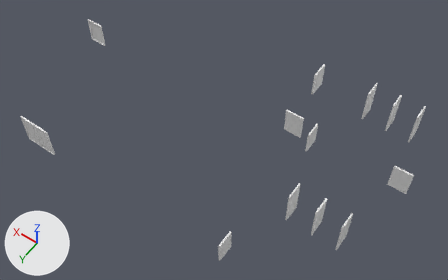
Two versions of the glTF model Assets/Art/NIvel 1/Modelos/Nivel 1 Puertas.glb, one commit apart.
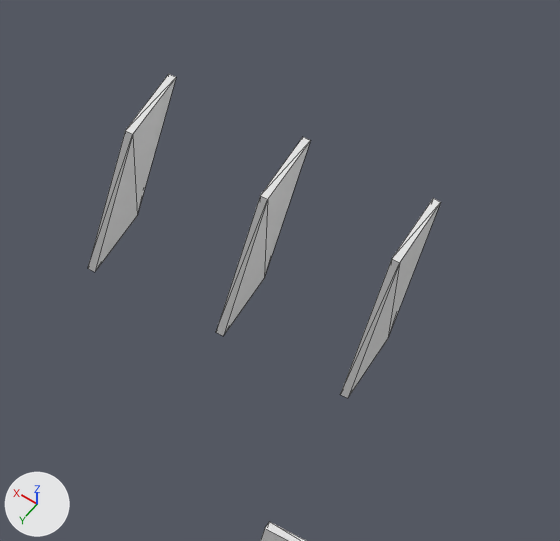
The first picture shows the older version from a camera (50 mm lens) standing at (-47.0, 10.4, 48.5) and looking at (-26.2, -18.6, 2.9). The close-ups show the older and then the newer version on the part from 77% to 100% of the width and 25% to 60% of the height of that picture. Only the edits that show in the close-ups are written down. The lights are fixed; the arrows at lower left show +X, +Y and +Z. The close-ups show mesh edges as thin lines. Where no turn or scale is listed for an object, it has been applied to the vertices. Vertices at exactly the same position are counted once.

The first close-up shows 'Parde Baño-Entrada.013', 'Parde Baño-Entrada.014', 'Parde Baño-Entrada.015' and 1 more.
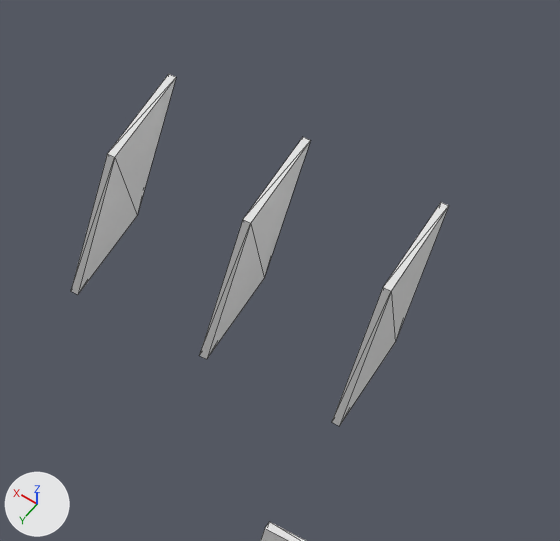
Edits to the scene script, one JSON object a line:
```json
{"block": "me_parde_baño_entrada_012", "where": "# used by ob_parde_baño_entrada_013; location = (-34.84, -31.94, 2.49)"}
{"op": "remove", "block": "me_parde_baño_entrada_012", "code": "me_parde_baño_entrada_012.from_pydata(...)  # 8 vertices, 12 faces; spans x -0.15..0.0, y 0.0..1.68, z -1.88..1.88"}
{"op": "add", "block": "me_parde_baño_entrada_012", "code": "me_parde_baño_entrada_012.from_pydata(...)  # 8 vertices, 12 faces; spans x -0.15..0.0, y 0.0..2.34, z -1.88..1.88"}
{"block": "me_parde_baño_entrada_012", "change": "me_parde_baño_entrada_012 part 1: the whole mesh is scaled about the mesh origin by (1, 1.4, 1)"}
{"block": "me_parde_baño_entrada_013", "where": "# used by ob_parde_baño_entrada_014; location = (-37.44, -31.94, 2.49)"}
{"op": "remove", "block": "me_parde_baño_entrada_013", "code": "me_parde_baño_entrada_013.from_pydata(...)  # 8 vertices, 12 faces; spans x -0.15..0.0, y 0.0..1.68, z -1.88..1.88"}
{"op": "add", "block": "me_parde_baño_entrada_013", "code": "me_parde_baño_entrada_013.from_pydata(...)  # 8 vertices, 12 faces; spans x -0.15..0.0, y 0.0..2.34, z -1.88..1.88"}
{"block": "me_parde_baño_entrada_013", "change": "me_parde_baño_entrada_013 part 2: the whole mesh is scaled about the mesh origin by (1, 1.4, 1)"}
{"block": "me_parde_baño_entrada_014", "where": "# used by ob_parde_baño_entrada_015; location = (-39.89, -31.94, 2.49)"}
{"op": "remove", "block": "me_parde_baño_entrada_014", "code": "me_parde_baño_entrada_014.from_pydata(...)  # 8 vertices, 12 faces; spans x -0.15..0.0, y 0.0..1.68, z -1.88..1.88"}
{"op": "add", "block": "me_parde_baño_entrada_014", "code": "me_parde_baño_entrada_014.from_pydata(...)  # 8 vertices, 12 faces; spans x -0.15..0.0, y 0.0..2.34, z -1.88..1.88"}
{"block": "me_parde_baño_entrada_014", "change": "me_parde_baño_entrada_014 part 3: the whole mesh is scaled about the mesh origin by (1, 1.4, 1)"}
{"op": "set", "path": "ob_parde_baño_entrada_015.location", "old": "(-39.89, -31.94, 2.49)", "new": "(-40.04, -31.94, 2.49)"}
```

Where the change shows, as pixel boxes (x1, y1, x2, y2) in the close-ups (560 x 541 px):
```json
{"object": "Parde Baño-Entrada.013", "change": "moved, rescaled", "before": [88, 74, 176, 272], "after": [71, 74, 176, 294], "on screen": "19% wider, 11% taller"}
{"object": "Parde Baño-Entrada.015", "change": "moved, rescaled", "before": [340, 199, 441, 398], "after": [332, 202, 449, 426], "on screen": "16% wider, 12% taller"}
{"object": "Parde Baño-Entrada.014", "change": "moved, rescaled", "before": [216, 137, 310, 336], "after": [199, 137, 310, 359], "on screen": "18% wider, 12% taller"}
```
